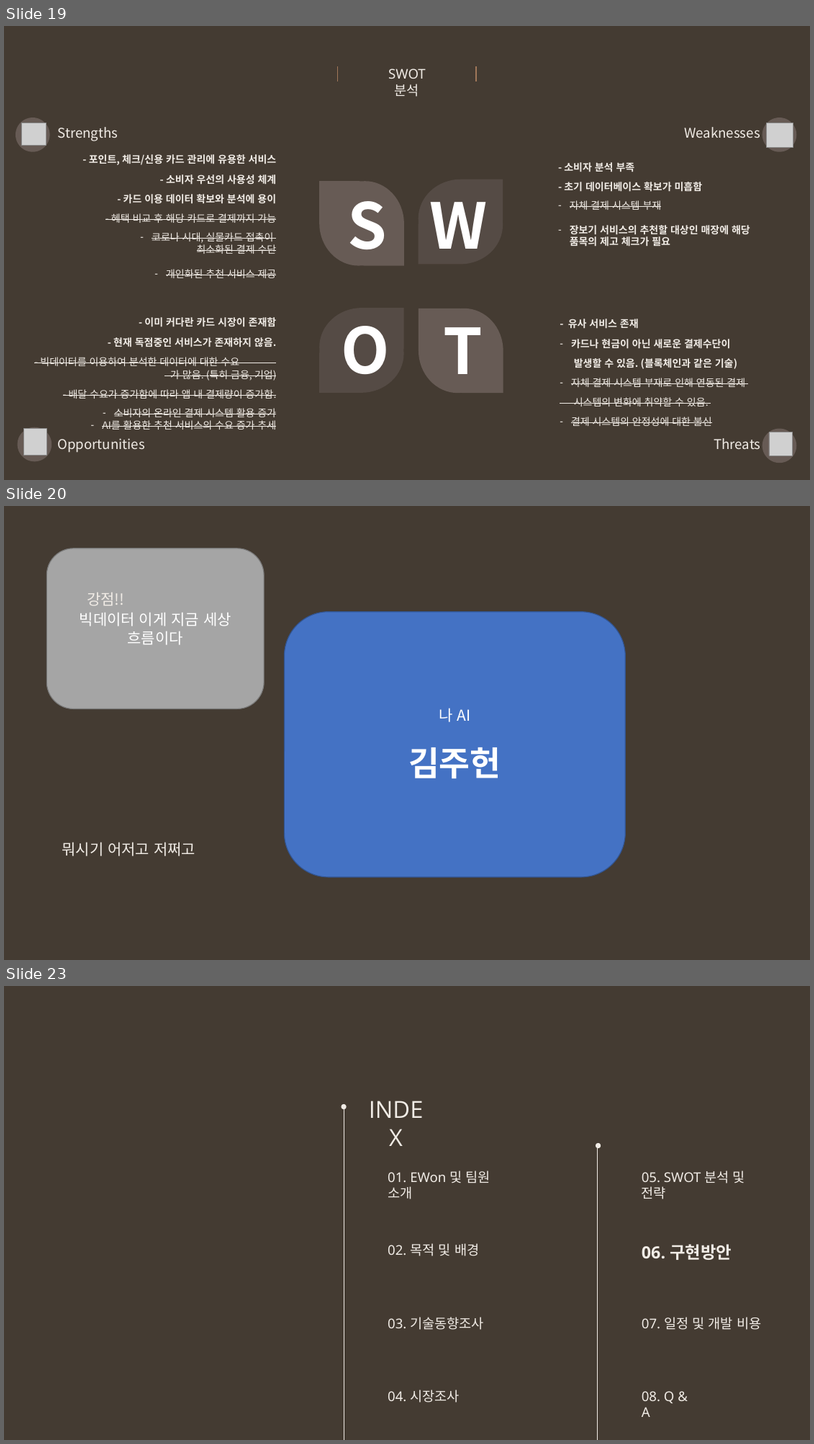
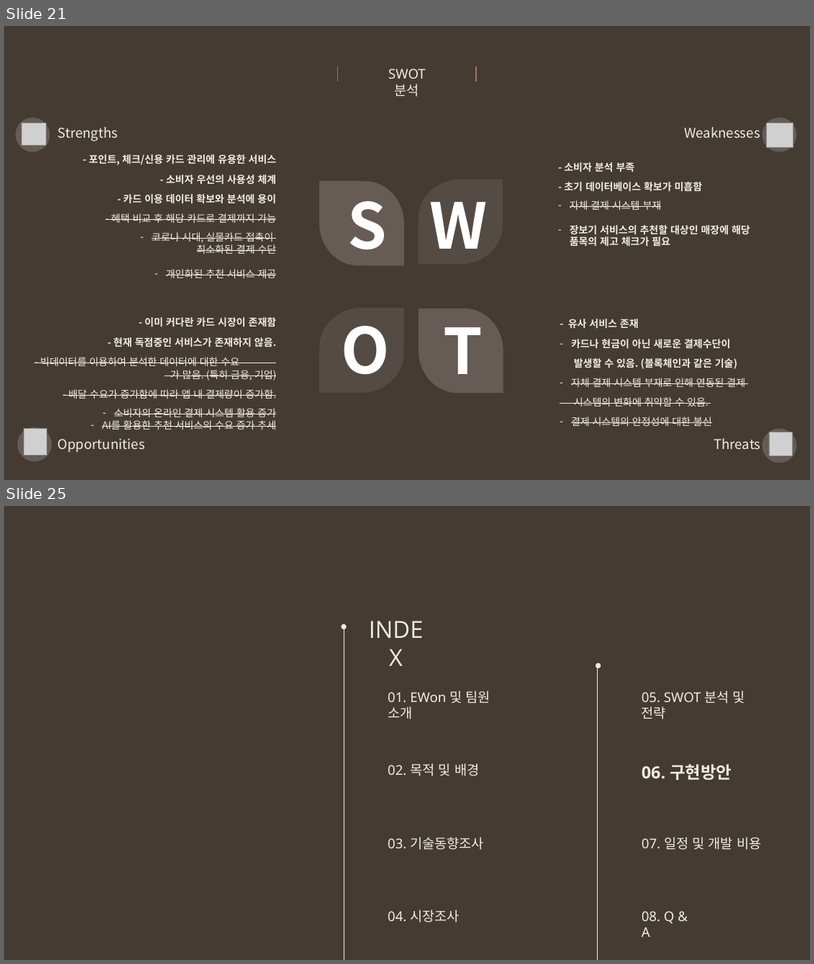
Before and after one commit to snr1229/Content_designing_Presentations, a slide deck: 사업계획서/Week10/EWon_중간고사대체 발표자료_2차.pptx. Shown one above the other, each under a label of ours: slides 19, 20 and 23 before the commit, slides 21 and 25 after it; the slides between them are not shown. The pictures are 814x1444 and 814x964 pixels, drawn with LibreOffice and Linux fonts; fonts in the diff are those of the drawing; grey boxes stand for pictures. Boxes give left, top, right and bottom in pixels: in the first picture for what was removed or moved away, otherwise in the second. Text is boxed around its words. In the diff, an @@ line names an element or a change of style, - is before the commit and + after.

```diff
--- a/사업계획서/Week10/EWon_중간고사대체 발표자료_2차.pptx
+++ b/사업계획서/Week10/EWon_중간고사대체 발표자료_2차.pptx
@@ slide 20 removed at [4,506,810,960], background #443B32 @@
@@ rounded rectangle removed at [47,548,264,708] @@
-빅데이터 이게 지금 세상 흐름이다
@@ text removed at [87,592,124,606] @@
-강점!!
@@ rounded rectangle removed at [285,612,626,877] @@
-나 AI
-김주헌
@@ text removed at [62,842,196,856] @@
-뭐시기 어저고 저쩌고
@@ what was slide 19 is now slide 21 @@
@@ what was slide 23 is now slide 25 @@
```
Also in this commit, not shown: 9 slides changed, 8 slides added, 2 other slides removed, 1 other file.
